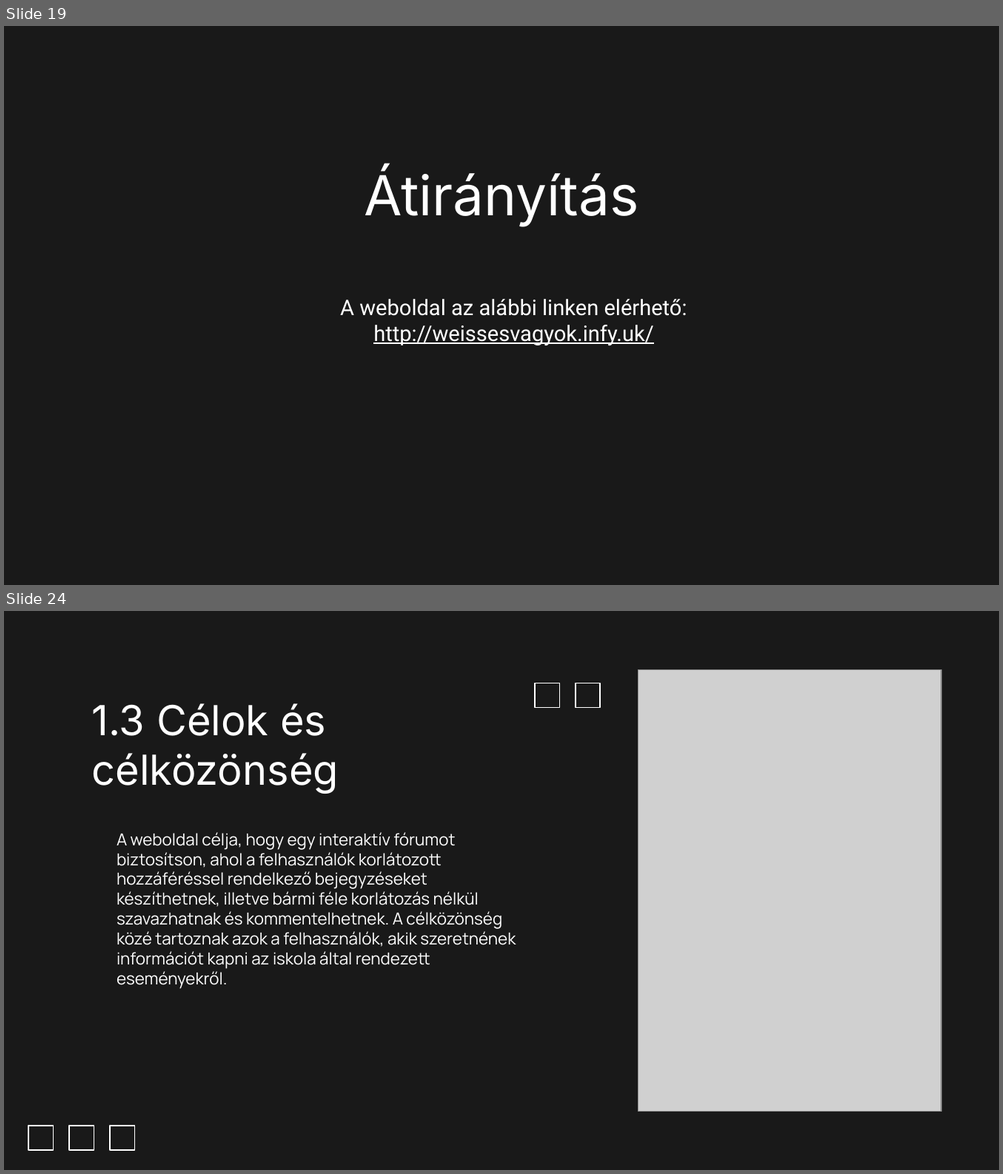
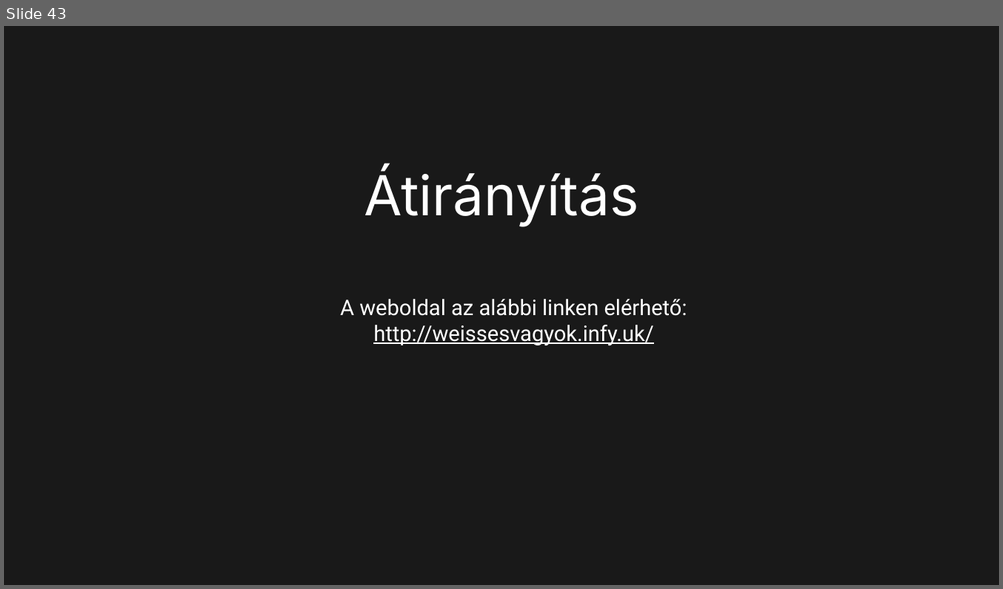
Before and after one commit to Dominik488/ViszgaRemek, a slide deck: documentation.pptx. Shown one above the other, each under a label of ours: slides 19 and 24 before the commit, slide 43 after it; the slides between them are not shown. The pictures are 1003x1174 and 1003x589 pixels, drawn with LibreOffice and Linux fonts; fonts in the diff are those of the drawing; grey boxes stand for pictures; background and template pictures are left out. Boxes give left, top, right and bottom in pixels: in the first picture for what was removed or moved away, otherwise in the second. Text is boxed around its words. In the diff, an @@ line names an element or a change of style, - is before the commit and + after.

```diff
--- a/documentation.pptx
+++ b/documentation.pptx
@@ slide 24 removed at (4, 611, 999, 1170), background #191919 @@
@@ picture removed at (637, 669, 941, 1111) @@
@@ rectangle removed at (535, 684, 560, 709) @@
@@ rectangle removed at (575, 684, 600, 709) @@
@@ title removed at (91, 703, 338, 794) @@
-1.3 Célok és célközönség
@@ subtitle removed at (116, 832, 515, 989) @@
-A weboldal célja, hogy egy interaktív fórumot biztosítson, ahol a felhasználók korlátozott hozzáféréssel rendelkező bejegyzéseket készíthetnek, illetve bármi féle korlátozás nélkül szavazhatnak és kommentelhetnek. A célközönség közé tartoznak azok a felhasználók, akik szeretnének információt kapni az iskola által rendezett eseményekről.
@@ rectangle removed at (29, 1126, 54, 1151) @@
@@ rectangle removed at (70, 1126, 94, 1151) @@
@@ rectangle removed at (109, 1126, 134, 1151) @@
@@ what was slide 19 is now slide 43 @@
```
Also in this commit, not shown: 12 slides changed, 23 slides added, 3 other slides removed.
